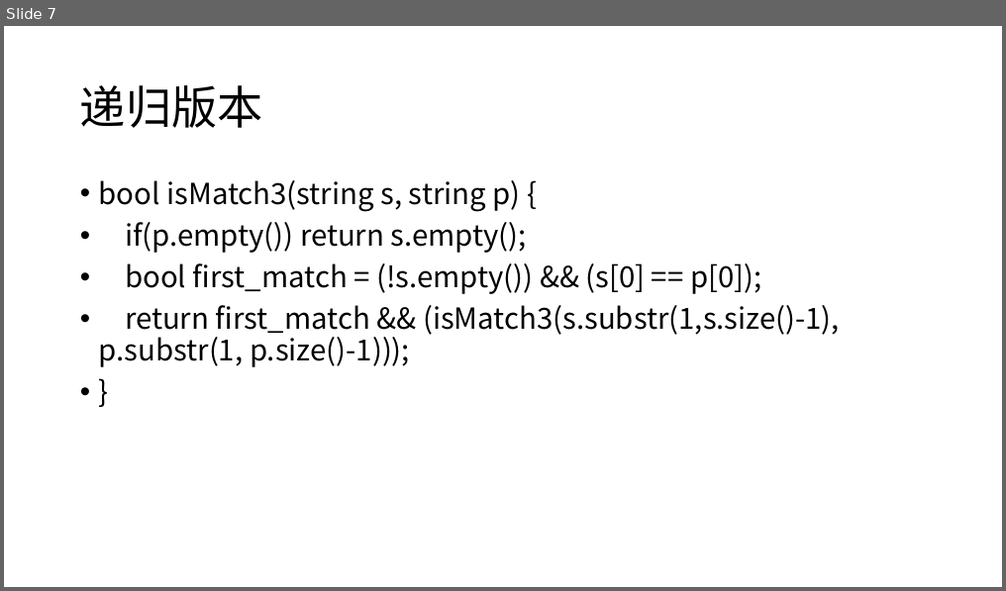
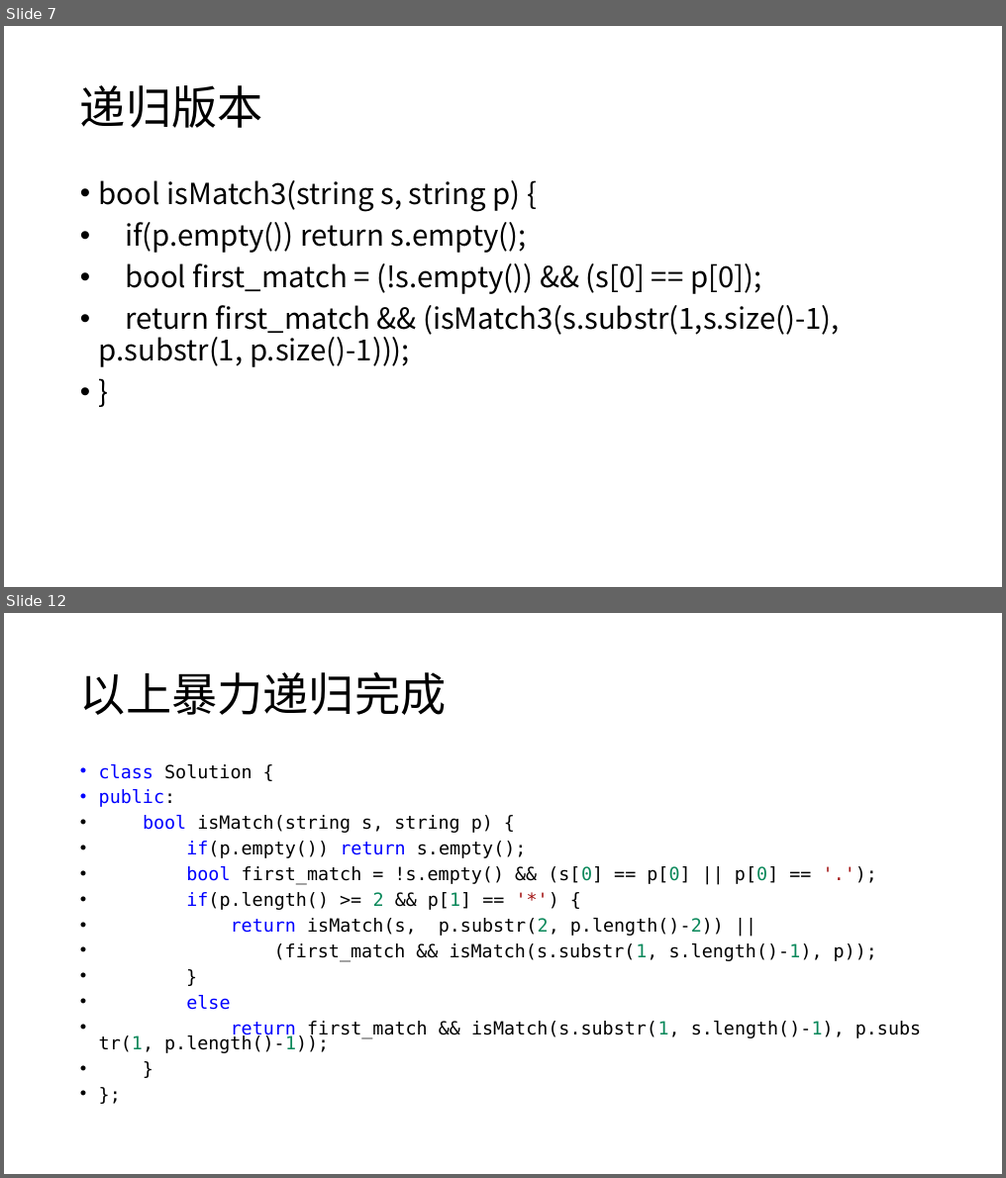
Before and after one commit to CR7dongfeng/my_leetcode, a slide deck: PPTs/10-正则表达式.pptx. Shown one above the other, each under a label of ours: slide 7 before the commit, slides 7 and 12 after it; the slides between them are not shown. The pictures are 1006x591 and 1006x1178 pixels, drawn with LibreOffice and Linux fonts; fonts in the diff are those of the drawing. Boxes give left, top, right and bottom in pixels: in the first picture for what was removed or moved away, otherwise in the second. Text is boxed around its words. In the diff, an @@ line names an element or a change of style, - is before the commit and + after.

```diff
--- a/PPTs/10-正则表达式.pptx
+++ b/PPTs/10-正则表达式.pptx
@@ slide 12 added at [4,613,1002,1174], background #FFFFFF @@
@@ title added at [80,672,447,715], 44 pt, text #000000 @@
+以上暴力递归完成
@@ text added at [99,764,921,1054], 17.5 pt, text #000000 @@
+• class Solution {
+• public:
+• bool isMatch(string s, string p) {
+• if(p.empty()) return s.empty();
+• bool first_match = !s.empty() && (s[0] == p[0] || p[0] == '.');
+• if(p.length() >= 2 && p[1] == '*') {
+• return isMatch(s, p.substr(2, p.length()-2)) ||
+• (first_match && isMatch(s.substr(1, s.length()-1), p));
+• }
+• else
+• return first_match && isMatch(s.substr(1, s.length()-1), p.substr(1, p.length()-1));
+• }
+• };
```
Also in this commit, not shown: 5 other slides added.
